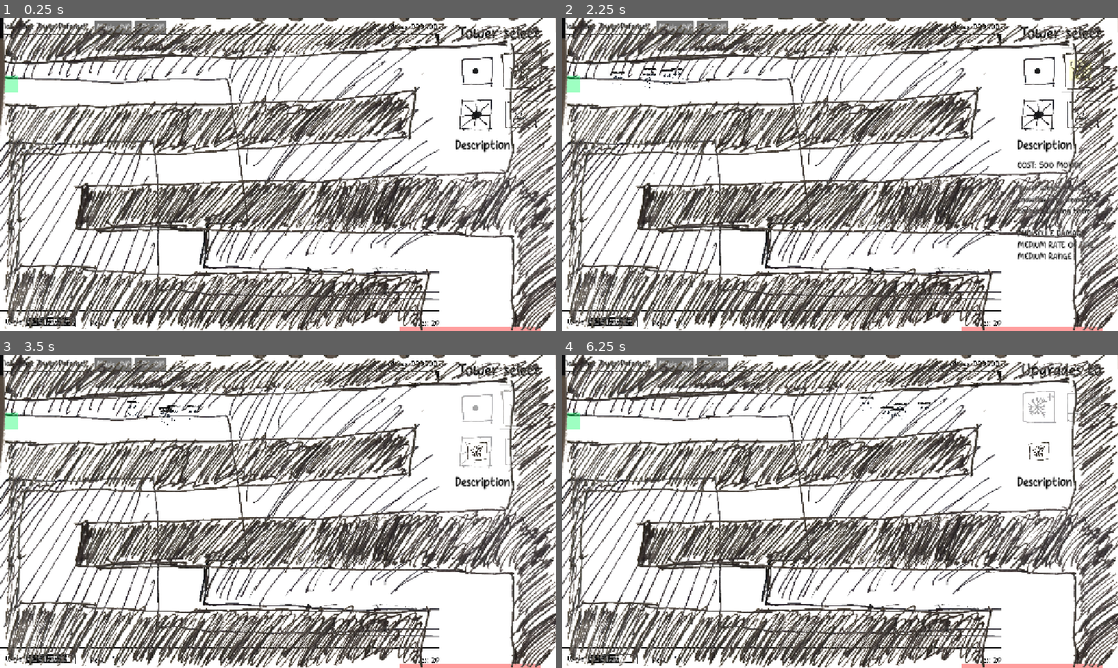
Above: before the commit, frames 1-4 (two rows, left to right).
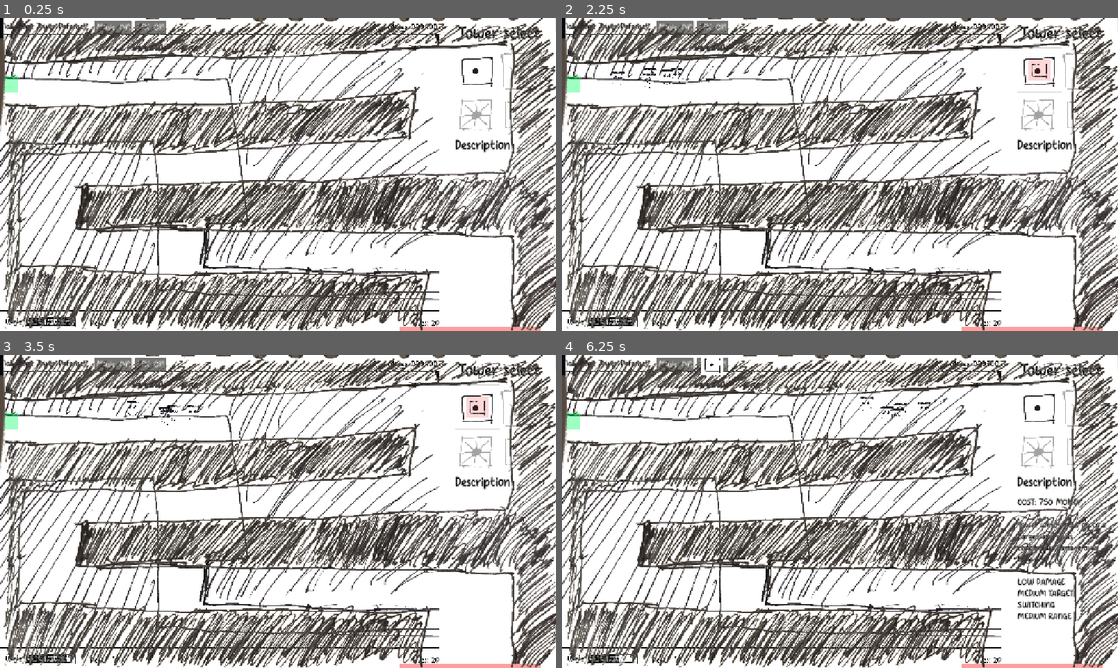
Above: after the commit, the same moments.

Repository: OzuYatamutsu/notebook-tower-defense
Game: Godot game, scene res://levels/level_cools.tscn
Same seed, same stepped clock (60 frames per second), same inputs: the game is played once before the commit and once after it. This scene is started directly instead of the project's main scene.
Inputs (mouse positions are in pixels of both pictures, inside the frame that each line leads up to; where the layout moved, square brackets give the same spot in the first picture):
- Up to frame 1 (0.25 s): no input
- Up to frame 2 (2.25 s): click "SFX: ON" at 0.5 s; click (1040, 71) at 1.25 s; click (1040, 71) [1084, 71] at 2 s
- Up to frame 3 (3.5 s): click (478, 408) [478, 452] at 2.75 s
- Up to frame 4 (6.25 s): click "SFX: ON" at 3.5 s; click "SFX: ON" at 4.25 s; click "Music: ON" at 5 s; tap Enter at 5.75 s; move the mouse to (1040, 452) at 5.77 s; click (1040, 452) at 5.92 s

The runs differ from the first frame. In frame 1, 0.4% of the frame differs, in the area x 82-98%, y 10-37%; in frame 2, 1.7%; in frame 3, 0.5%; in frame 4, 2.1%, in the area x 25-98%, y 0-85%.

Commit message:
Buy/upgrade mode switch now working

Diff:
--- a/components/TowerInfoAndBuyPanel.tscn
+++ b/components/TowerInfoAndBuyPanel.tscn
@@ -169,6 +169,22 @@
 icon = ExtResource("14_8tr6q")
 flat = true
 
+[node name="ReturnToSelectLabel" type="Label" parent="UpgradePanel"]
+layout_mode = 1
+anchors_preset = 1
+anchor_left = 1.0
+anchor_right = 1.0
+offset_left = -12.0
+offset_top = 649.0
+offset_right = 201.0
+offset_bottom = 696.0
+grow_horizontal = 0
+theme = ExtResource("2_vr3bv")
+theme_override_colors/font_color = Color(0, 0, 0, 1)
+theme_override_font_sizes/font_size = 20
+text = "Click anywhere to return to tower placement"
+autowrap_mode = 3
+
 [node name="DescriptionLabel" type="Label" parent="."]
 layout_mode = 2
 offset_left = 1047.0
--- a/components/tower_info_and_buy_panel.gd
+++ b/components/tower_info_and_buy_panel.gd
@@ -55,6 +55,7 @@
 )
 
 @export var SelectedTower: Tower = null
+@export var InfoModeActive: bool = false
 
 func _ready() -> void:
     DescriptionPanel.text = ""
@@ -70,6 +71,7 @@
         tower.pressed.connect(
             _on_button_click.bind(tower)
         )
+    buy_mode()
 
 func _on_button_rollover(button: Button) -> void:
     var tower: Tower = ButtonToTowerMap[button.name]
@@ -127,6 +129,13 @@
     recalculate_money()
     BuyPanel.visible = false
     UpgradePanel.visible = true
+    InfoModeActive = true
+
+func buy_mode() -> void:
+    recalculate_money()
+    BuyPanel.visible = true
+    UpgradePanel.visible = false
+    InfoModeActive = false
 
 func _input(event: InputEvent) -> void:
     if !(
--- a/components/tower_placement_shadow.gd
+++ b/components/tower_placement_shadow.gd
@@ -36,12 +36,18 @@
 
     if !IsActive and HoveringOverTower != null:
         GameState.TOWER_INFO_AND_BUY_PANEL.info_mode(HoveringOverTower)
+    elif (
+        !IsActive
+        and HoveringOverTower == null
+        and !GameState.TOWER_INFO_AND_BUY_PANEL.InfoModeActive
+    ):
+        GameState.TOWER_INFO_AND_BUY_PANEL.buy_mode()
     elif !IsActive:
-        return
+        GameState.TOWER_INFO_AND_BUY_PANEL.buy_mode()
 
     # We should create the tower at the current location,
     # then deactivate the shadow.
-    if !HoveringOverTower and IsHoveringOverWall:
+    if !HoveringOverTower and IsHoveringOverWall and IsActive:
         spawn()
         hide_shadow()
         deactivate()
